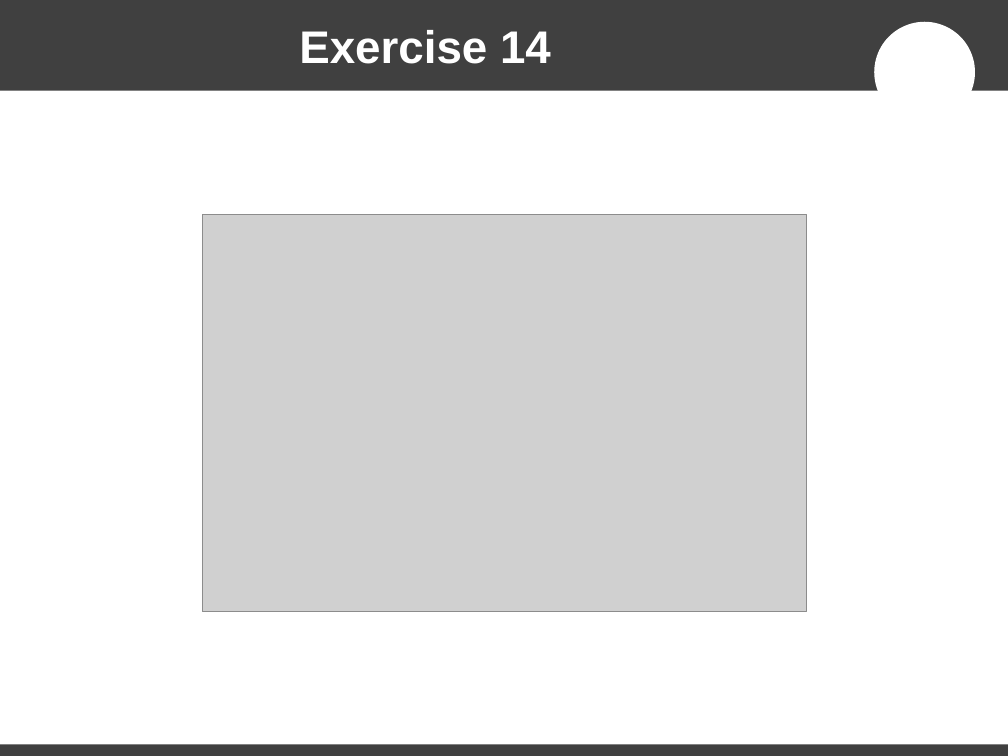
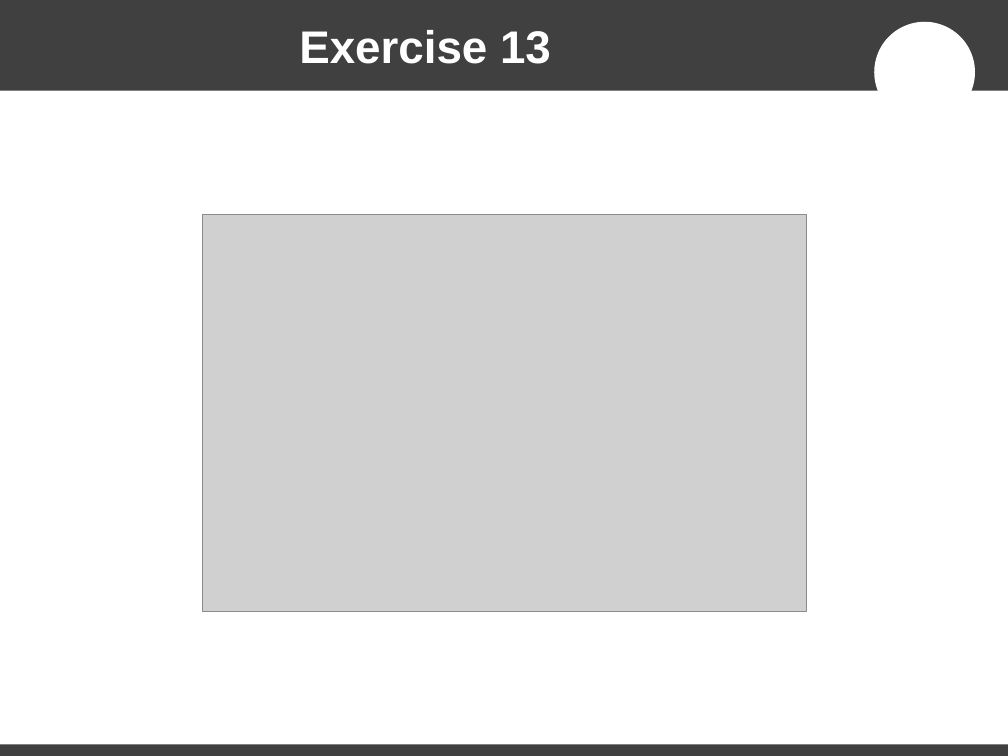
Before and after one commit to MontpellierRessourcesImagerie/ij-macro-programming-workshop, a slide deck: slide 38 of Macro Programming with ImageJ.odp (slide 41 before the commit). Drawn at 1008x756 pixels with LibreOffice and Linux fonts; fonts in the diff are those of the drawing; grey boxes stand for pictures; background and template pictures are left out. Boxes give left, top, right and bottom in pixels: in the first picture for what was removed or moved away, otherwise in the second. Text is boxed around its words. In the diff, an @@ line names an element or a change of style, - is before the commit and + after.

```diff
--- a/Macro Programming with ImageJ.odp
+++ b/Macro Programming with ImageJ.odp
@@ title at [299, 30, 551, 64]: text changed @@
-Exercise 14
+Exercise 13
```
Also in this commit, not shown: 6 other slides changed, 1 slide added.
